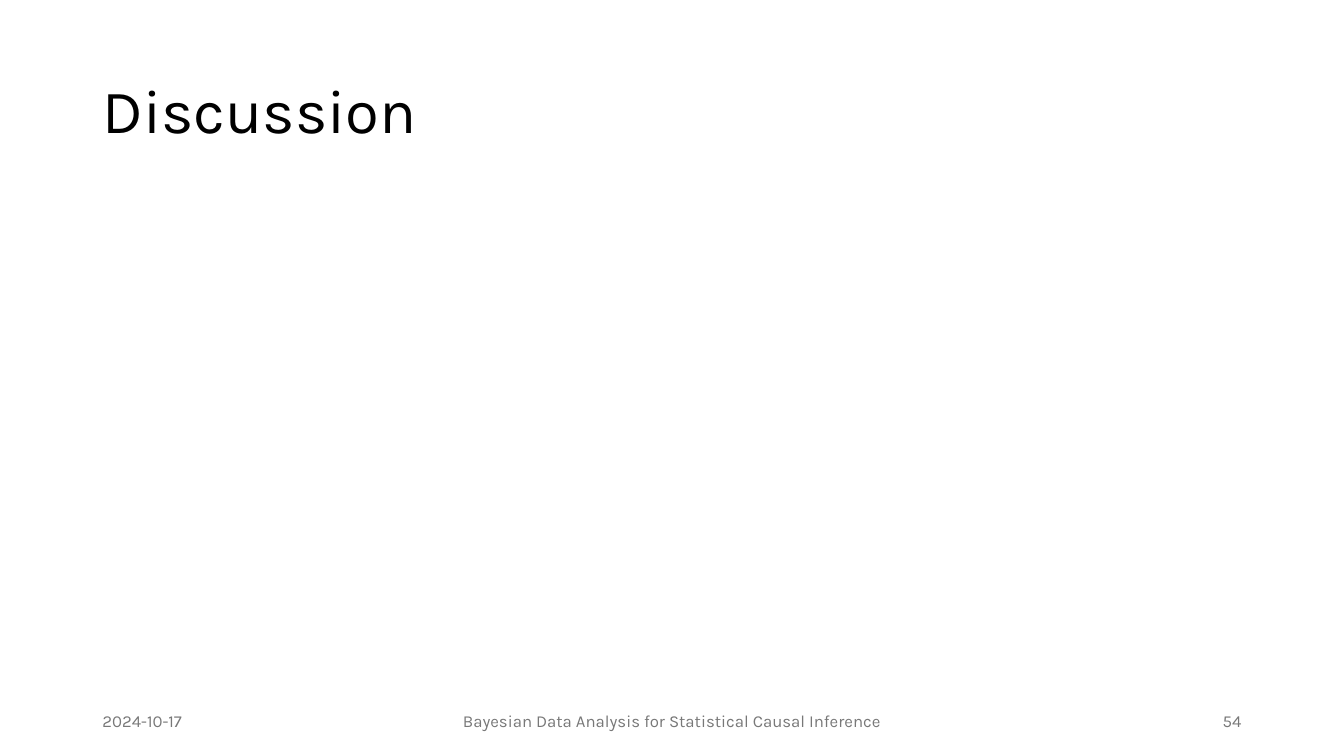
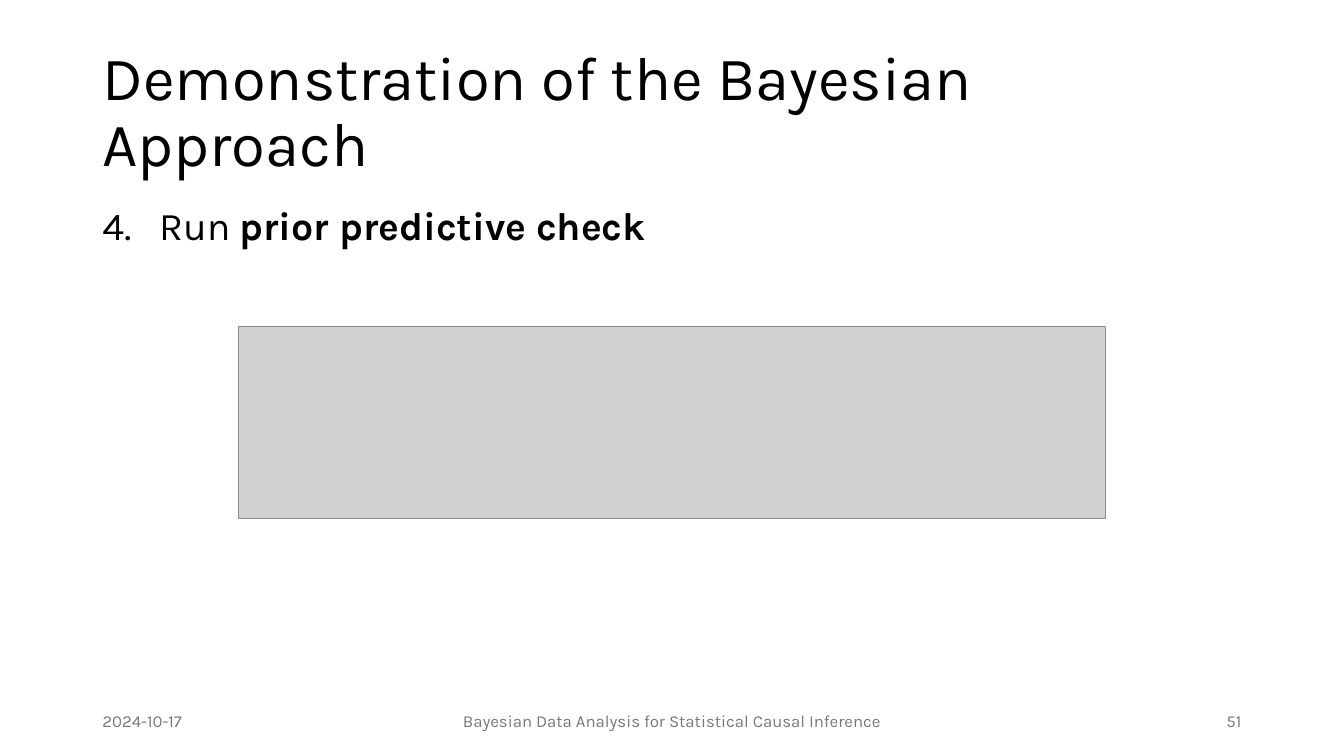
Before and after one commit to JulianFrattini/bda4sci, a slide deck: slide 51 of slides/singular/bda4sci.pptx (slide 54 before the commit). Drawn at 1344x756 pixels with LibreOffice and Linux fonts; fonts in the diff are those of the drawing; grey boxes stand for pictures. Boxes give left, top, right and bottom in pixels: in the first picture for what was removed or moved away, otherwise in the second. Text is boxed around its words. In the diff, an @@ line names an element or a change of style, - is before the commit and + after.

```diff
--- a/slides/singular/bda4sci.pptx
+++ b/slides/singular/bda4sci.pptx
@@ title at <box>102,57,971,181</box>: text changed @@
-Discussion
+Demonstration of the Bayesian Approach
@@ text added at <box>159,212,646,250</box>, 28 pt, text #000000, bold @@
+4. Run prior predictive check
@@ picture added at <box>239,327,1105,519</box> @@
@@ page number at <box>1226,716,1241,727</box>: text changed @@
-54
+51
```
Also in this commit, not shown: 10 other slides changed, 4 slides added.
